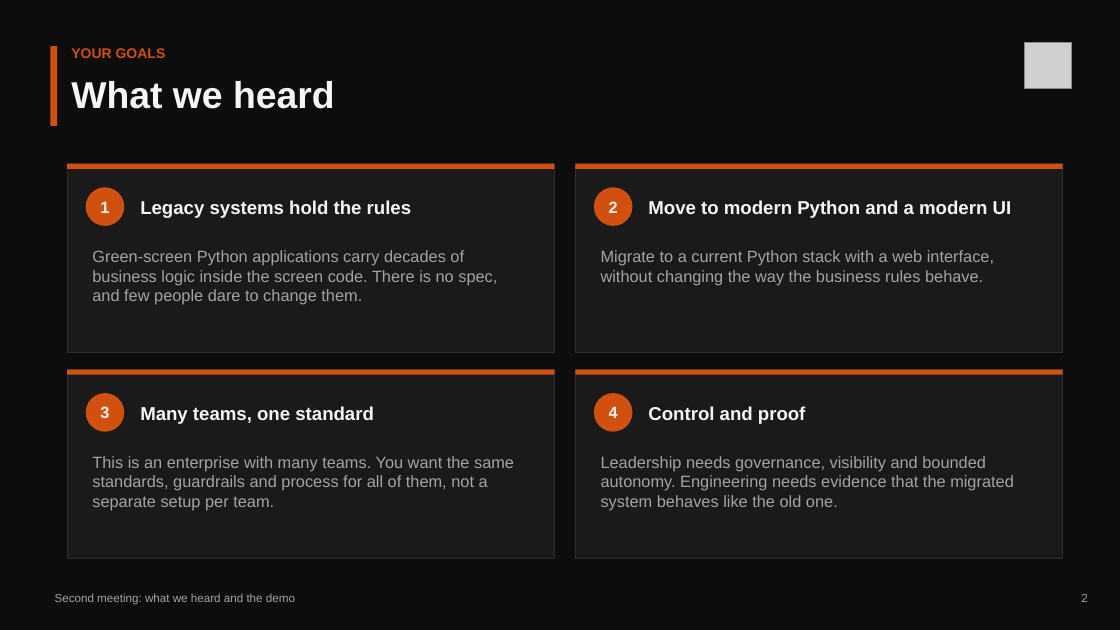
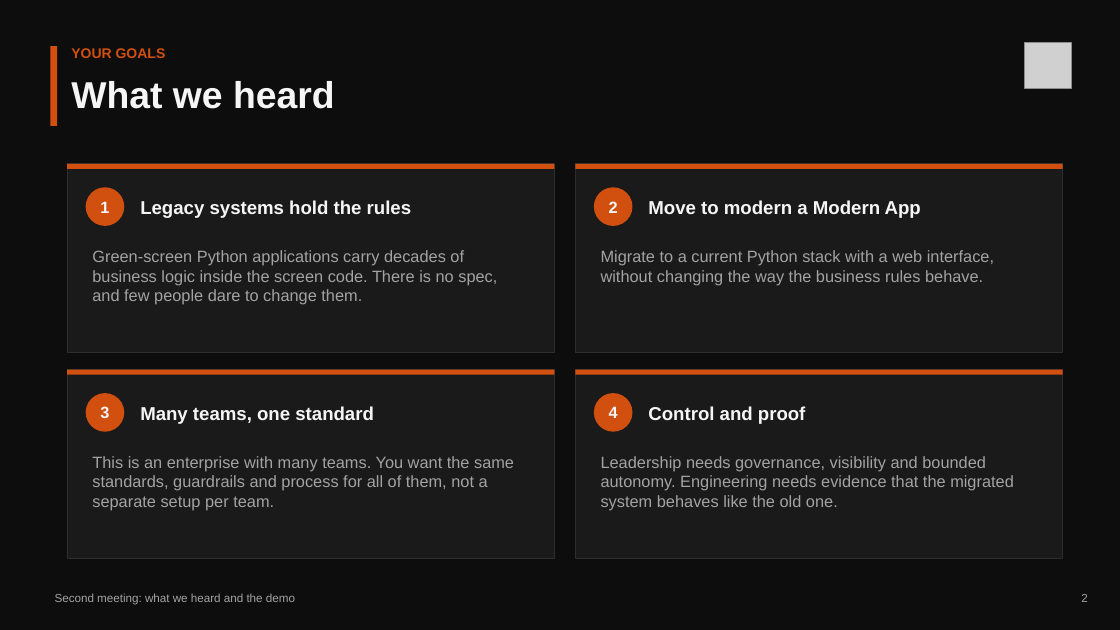
Before and after one commit to amrosman-personal-2023/FactoryApp, a slide deck: slide 2 of Documents/Factory-Second-Meeting.pptx. Drawn at 1120x630 pixels with LibreOffice and Linux fonts; fonts in the diff are those of the drawing; grey boxes stand for pictures. Boxes give left, top, right and bottom in pixels: in the first picture for what was removed or moved away, otherwise in the second. Text is boxed around its words. In the diff, an @@ line names an element or a change of style, - is before the commit and + after.

```diff
--- a/Documents/Factory-Second-Meeting.pptx
+++ b/Documents/Factory-Second-Meeting.pptx
@@ text at (x1=648, y1=200, x2=921, y2=218): text changed @@
-Move to modern Python and a modern UI
+Move to modern a Modern App
```
Also in this commit, not shown: 6 other slides changed, 1 slide added, 1 slide removed, 1 other file.
